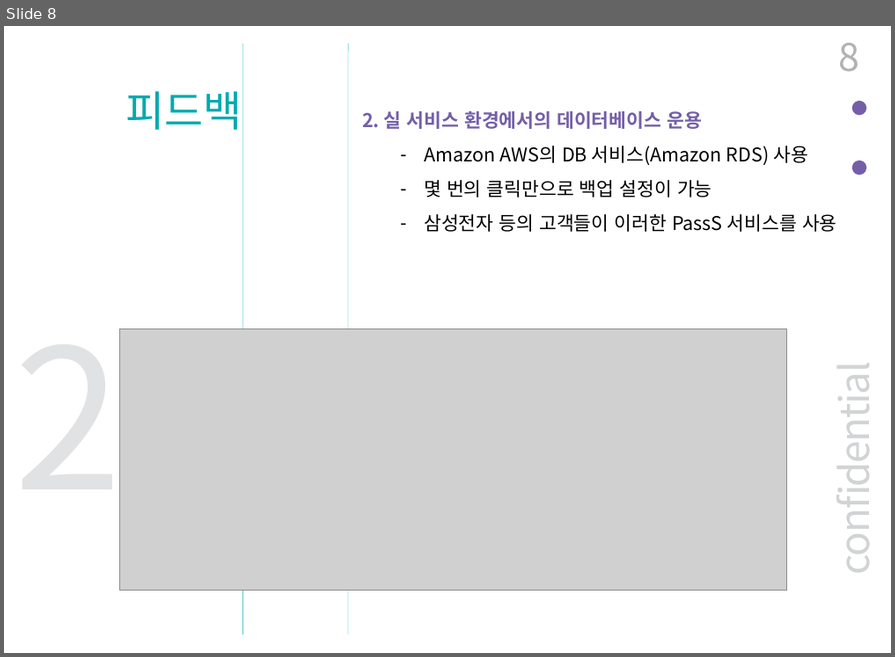
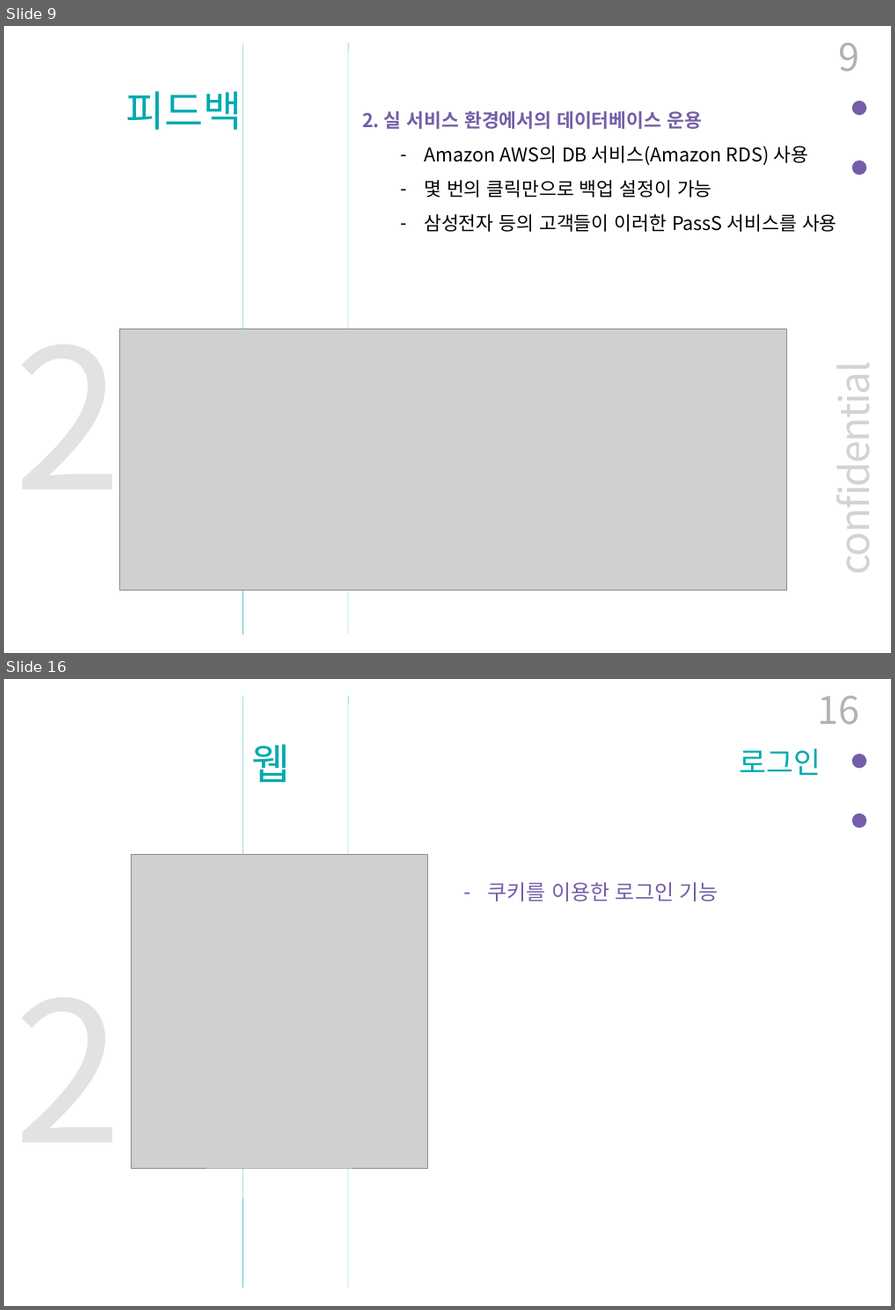
Before and after one commit to BerryWell/CapstoneDesign-2019-02, a slide deck: 제출자료/발표자료/최종_발표_자료_12조.pptx. Shown one above the other, each under a label of ours: slide 8 before the commit, slides 9 and 16 after it; the slides between them are not shown. The pictures are 895x657 and 895x1310 pixels, drawn with LibreOffice and Linux fonts; fonts in the diff are those of the drawing; grey boxes stand for pictures. Boxes give left, top, right and bottom in pixels: in the first picture for what was removed or moved away, otherwise in the second. Text is boxed around its words. In the diff, an @@ line names an element or a change of style, - is before the commit and + after.

```diff
--- a/제출자료/발표자료/최종_발표_자료_12조.pptx
+++ b/제출자료/발표자료/최종_발표_자료_12조.pptx
@@ slide 16 added at (4, 679, 891, 1306), background #FFFFFF; not listed: 5 template elements that a slide beside it also shows @@
@@ page number added at (817, 696, 859, 724), 36 pt, text #B2B2B2 @@
+16
@@ text added at (252, 744, 291, 783), 40 pt, text #00AAAE @@
+웹
@@ text added at (740, 749, 821, 775), 28 pt, text #00AAAE @@
+로그인
@@ picture added at (131, 854, 427, 1168) @@
@@ text added at (487, 882, 719, 902), 20 pt, text #745EA8 @@
+– 쿠키를 이용한 로그인 기능
@@ what was slide 8 is now slide 9 @@
@@ page number at (838, 43, 859, 72): text changed @@
-8
+9
```
Also in this commit, not shown: 4 slides changed, 10 other slides added.
